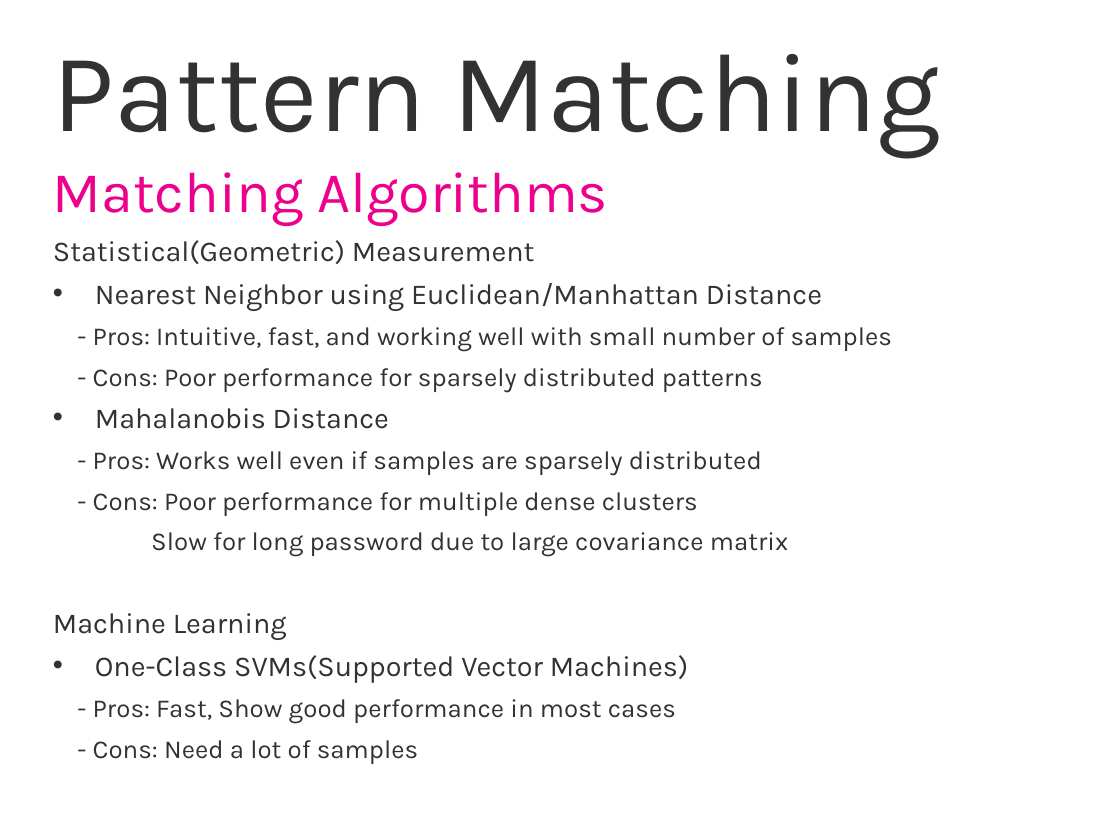
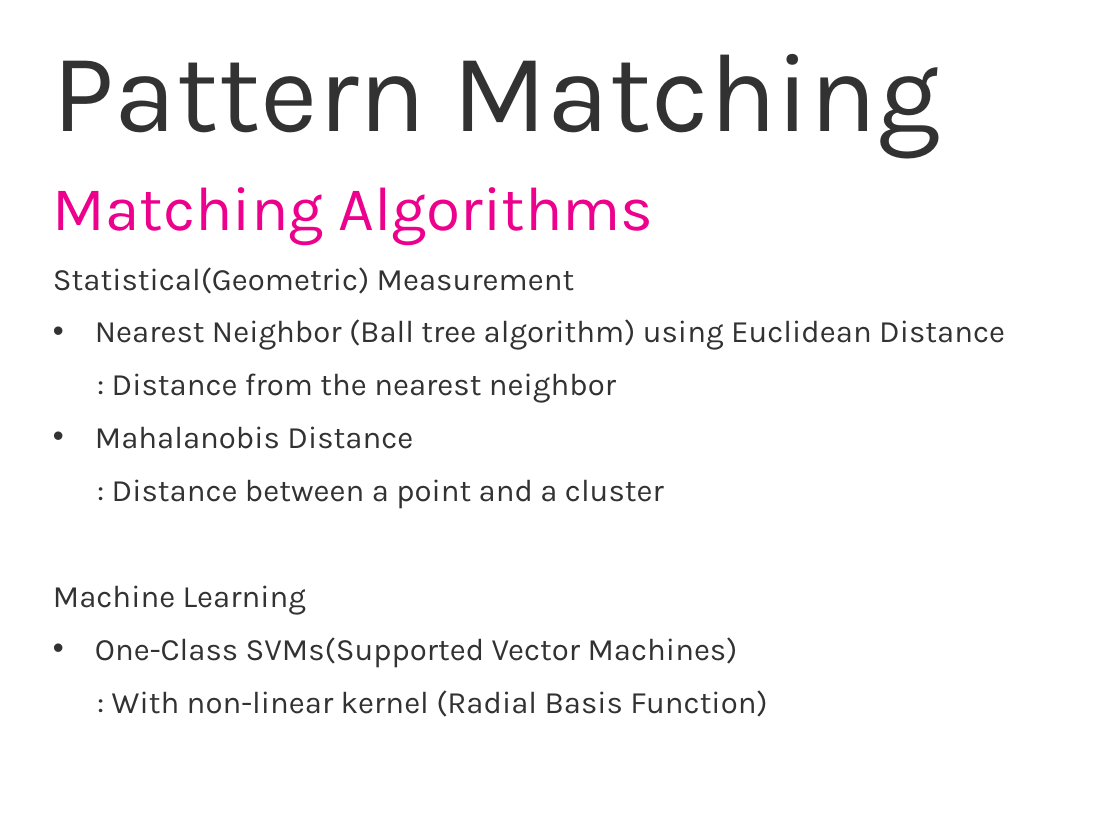
Before and after one commit to swift-fox/ksd-auth, a slide deck: slide 7 of ksd-auth.pptx. Drawn at 1120x840 pixels with LibreOffice and Linux fonts; fonts in the diff are those of the drawing; background and template pictures are left out. Boxes give left, top, right and bottom in pixels: in the first picture for what was removed or moved away, otherwise in the second. Text is boxed around its words. In the diff, an @@ line names an element or a change of style, - is before the commit and + after.

Commit message:
Reduce contents

```diff
--- a/ksd-auth.pptx
+++ b/ksd-auth.pptx
@@ text at (53, 187, 738, 668): size 37 to 40 pt in "Matching Algorithms"; size 18.5 to 20 pt in "Statistical(Geometric) Measurement", "Mahalanobis Distance", "Machine Learning", "One-Class SVMs(Supported Vector Machines)"; line spacing 0.8 to 1 @@
@@ text at (95, 319, 1005, 403): text changed; size 16.6 to 20 pt @@
-  • Nearest Neighbor using Euclidean/Manhattan Distance
-    - Pros: Intuitive, fast, and working well with small number of samples
-    - Cons: Poor performance for sparsely distributed patterns
+  • Nearest Neighbor (Ball tree algorithm) using Euclidean Distance
+  : Distance from the nearest neighbor
@@ text at (112, 479, 664, 509): text changed; size 16.6 to 20 pt @@
-    - Pros: Works well even if samples are sparsely distributed
-    - Cons: Poor performance for multiple dense clusters
-    Slow for long password due to large covariance matrix
+  : Distance between a point and a cluster
@@ text at (112, 690, 767, 717): text changed; size 16.6 to 20 pt @@
-    - Pros: Fast, Show good performance in most cases
-    - Cons: Need a lot of samples
+  : With non-linear kernel (Radial Basis Function)
```
